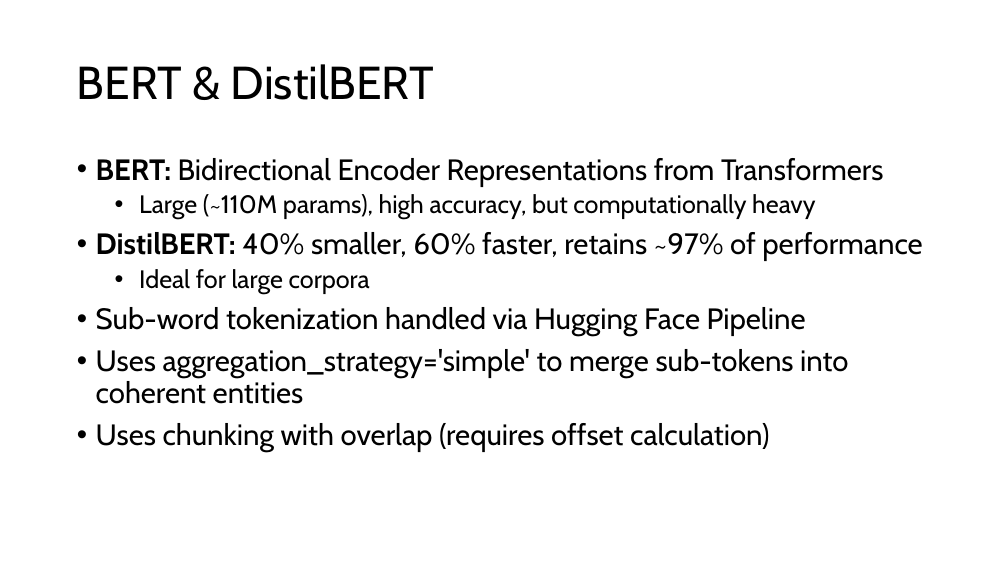
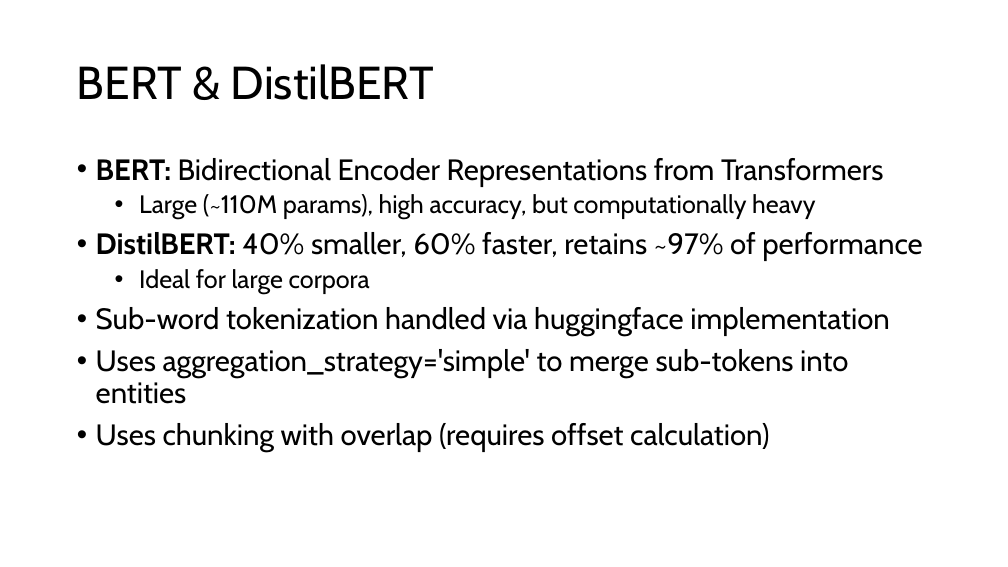
Before and after one commit to kiliankoeck/NLP, a slide deck: slide 4 of NLP-Group18.pptx. Drawn at 1008x567 pixels with LibreOffice and Linux fonts; fonts in the diff are those of the drawing. Boxes give left, top, right and bottom in pixels: in the first picture for what was removed or moved away, otherwise in the second. Text is boxed around its words. In the diff, an @@ line names an element or a change of style, - is before the commit and + after.

```diff
--- a/NLP-Group18.pptx
+++ b/NLP-Group18.pptx
@@ text at box(96, 307, 890, 404): text changed @@
-• Sub-word tokenization handled via Hugging Face Pipeline
-• Uses aggregation_strategy='simple' to merge sub-tokens into coherent entities
+• Sub-word tokenization handled via huggingface implementation
+• Uses aggregation_strategy='simple' to merge sub-tokens into entities
```
Also in this commit, not shown: 4 other slides changed, 1 slide added.
